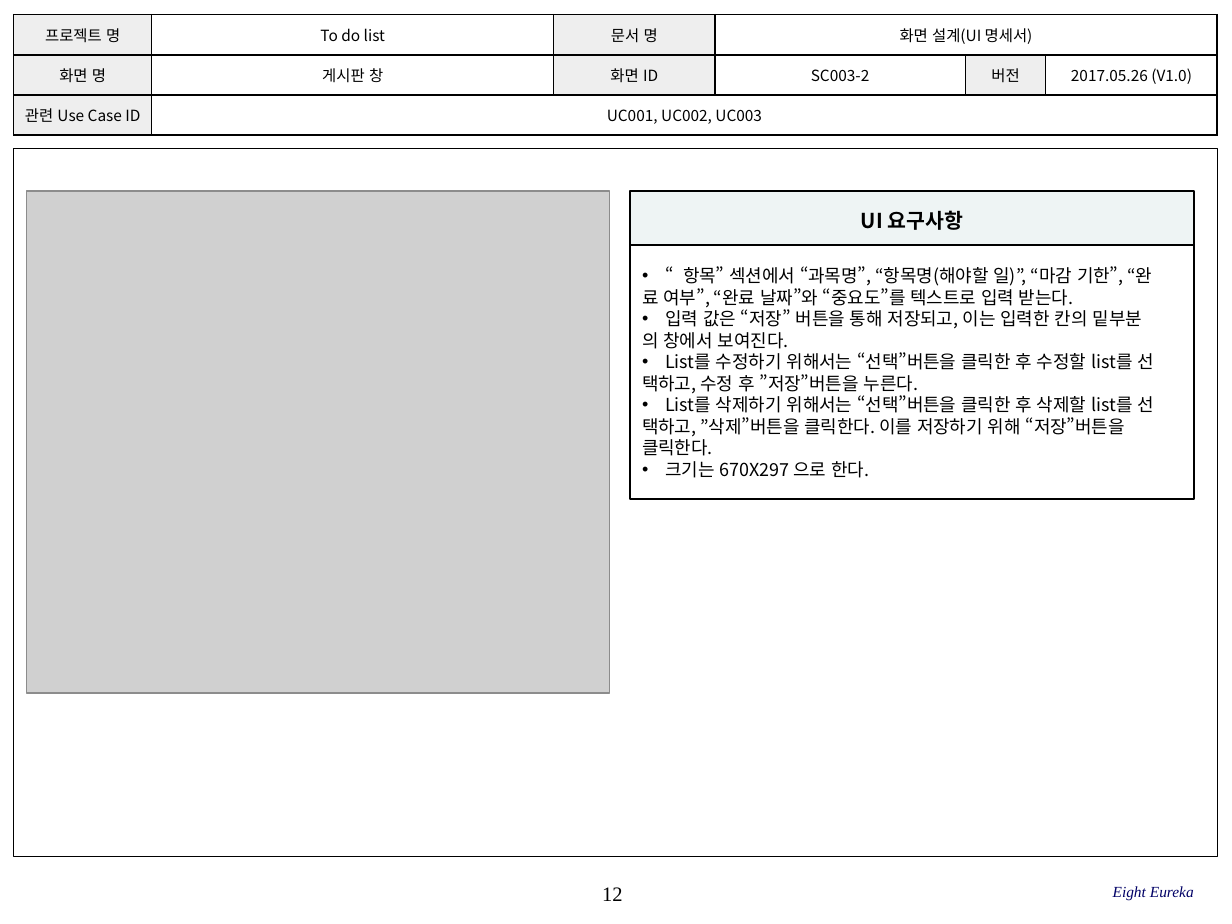
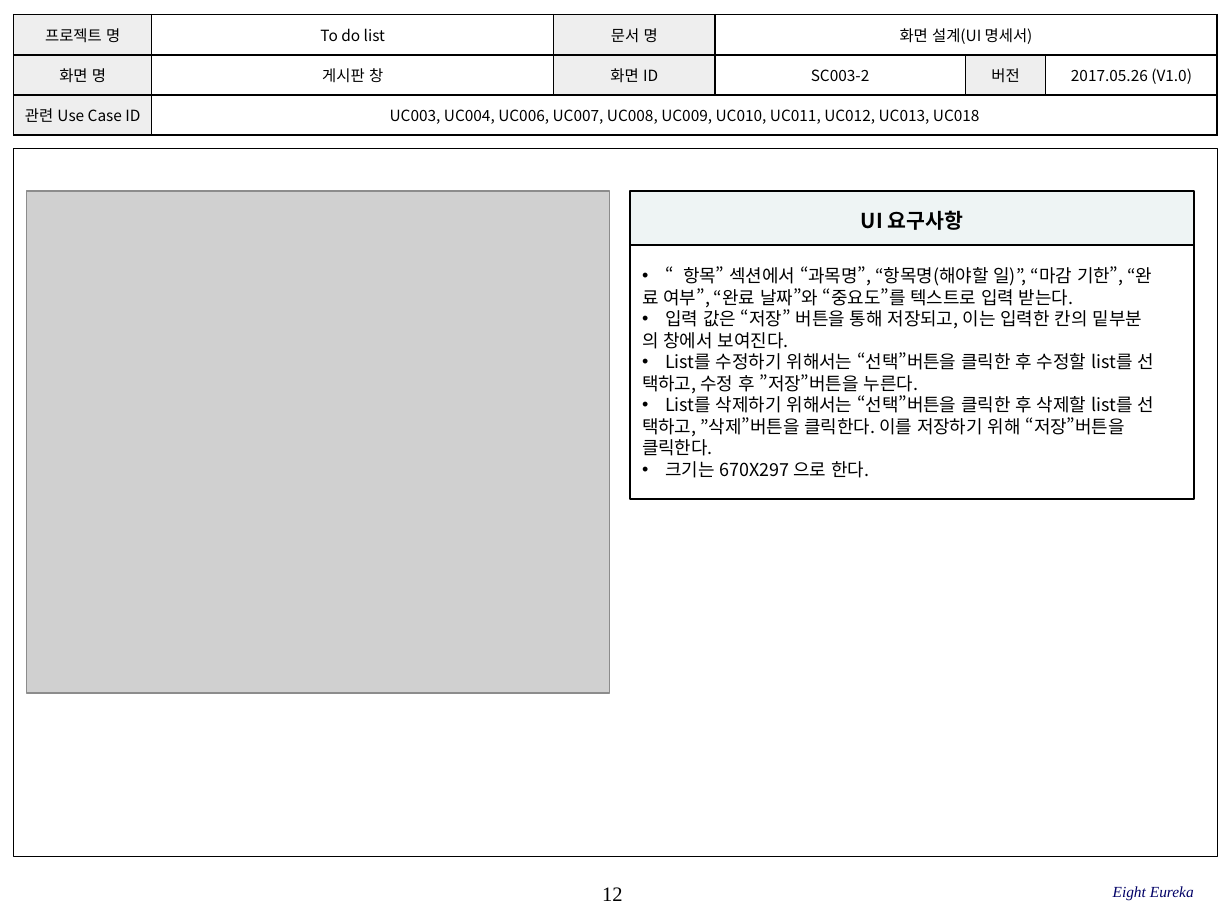
Before and after one commit to SE-admin/8, a slide deck: slide 12 of doc/3_ 설계서/UI Design Template.pptx. Drawn at 1232x924 pixels with LibreOffice and Linux fonts; fonts in the diff are those of the drawing; grey boxes stand for pictures; background and template pictures are left out. Boxes give left, top, right and bottom in pixels: in the first picture for what was removed or moved away, otherwise in the second. Text is boxed around its words. In the diff, an @@ line names an element or a change of style, - is before the commit and + after.

```diff
--- a/doc/3_ 설계서/UI Design Template.pptx
+++ b/doc/3_ 설계서/UI Design Template.pptx
@@ table at (14, 15, 1216, 136) @@
-row 3, column 2: UC001, UC002, UC003
+row 3, column 2: UC003, UC004, UC006, UC007, UC008, UC009, UC010, UC011, UC012, UC013, UC018
```
Also in this commit, not shown: 6 other slides changed.
